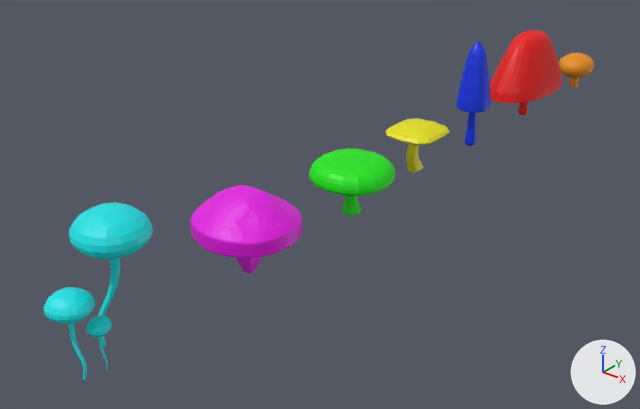
The FBX model MainProject/Assets/Models/mushrooms_set_001.fbx: old version first, new version second.
Both versions are drawn from a 50 mm lens placed at (2.57, -3.48, 2.15), pointed at (-0.27, 0.07, -0.05). Lighting does not change. The marker at lower right points along +X, +Y and +Z.

Objects in the first picture: 'Mushroom_001', 'Mushroom_002', 'Mushroom_003', 'Mushroom_004', 'Mushroom_005', 'Mushroom_006', 'Mushroom_007'.
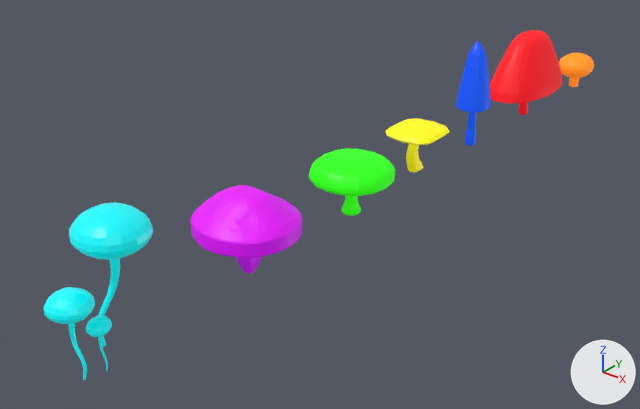
Diff of the bpy script that builds the scene:
```diff
--- a/MainProject/Assets/Models/mushrooms_set_001.fbx.py
+++ b/MainProject/Assets/Models/mushrooms_set_001.fbx.py
@@ mat_mushroom_001 @@
 mat_mushroom_001.base_color = (0.00491, 0.8, 0.0)  # green #0fe700
+mat_mushroom_001.emission_strength = 7.0
+mat_mushroom_001.emission_color = (0.00239, 0.0564, 0.0)  # dark green #084300
@@ mat_mushroom_005 @@
 mat_mushroom_005.base_color = (0.0, 0.0326, 0.8)  # blue #0033e7
+mat_mushroom_005.emission_strength = 7.0
+mat_mushroom_005.emission_color = (0.0, 0.0078, 0.0482)  # dark blue #00163e
@@ mat_mushroom_006 @@
 mat_mushroom_006.base_color = (0.8, 0.00183, 0.0)  # red #e70600
+mat_mushroom_006.emission_strength = 7.0
+mat_mushroom_006.emission_color = (0.0482, 0.0, 0.00113)  # dark red #3e0004
@@ mat_mushroom_002 @@
 mat_mushroom_002.base_color = (0.8, 0.0, 0.773)  # pink #e700e4
+mat_mushroom_002.emission_strength = 7.0
+mat_mushroom_002.emission_color = (0.0132, 0.0, 0.0363)  # dark purple #1e0036
@@ mat_mushroom_003 @@
 mat_mushroom_003.base_color = (0.8, 0.748, 0.0)  # yellow #e7e000
+mat_mushroom_003.emission_strength = 7.0
+mat_mushroom_003.emission_color = (0.0536, 0.0459, 0.000542)  # dark yellow #413c02
@@ mat_mushroom_007 @@
 mat_mushroom_007 = principled_material('Mushroom_007')
-mat_mushroom_007.base_color = (0.8, 0.276, 0.0)  # orange #e78f00
+mat_mushroom_007.base_color = (0.668, 0.232, 0.0)  # orange #d58400
+mat_mushroom_007.emission_strength = 7.0
@@ mat_mushroom_004 @@
 mat_mushroom_004.base_color = (0.0, 0.781, 0.8)  # cyan #00e5e7
+mat_mushroom_004.emission_strength = 7.0
+mat_mushroom_004.emission_color = (0.0, 0.0355, 0.0363)  # dark cyan #003536
+mat_mushroom_004.roughness = 0.3
```

Location of each change, [x1, y1, x2, y2] in pixels of the pictures (640 x 409 px):
'Mushroom_002', recoloured, surface changed: [190, 185, 302, 274] in both
'Mushroom_004', surface changed, recoloured: [44, 202, 153, 380] in both
'Mushroom_006', recoloured, surface changed: [490, 30, 562, 115] in both
'Mushroom_001', recoloured, surface changed: [309, 148, 395, 216] in both
'Mushroom_005', recoloured, surface changed: [456, 41, 491, 146] in both
'Mushroom_003', recoloured, surface changed: [385, 118, 450, 172] in both
'Mushroom_007', recoloured, surface changed: [559, 53, 594, 87] in both
